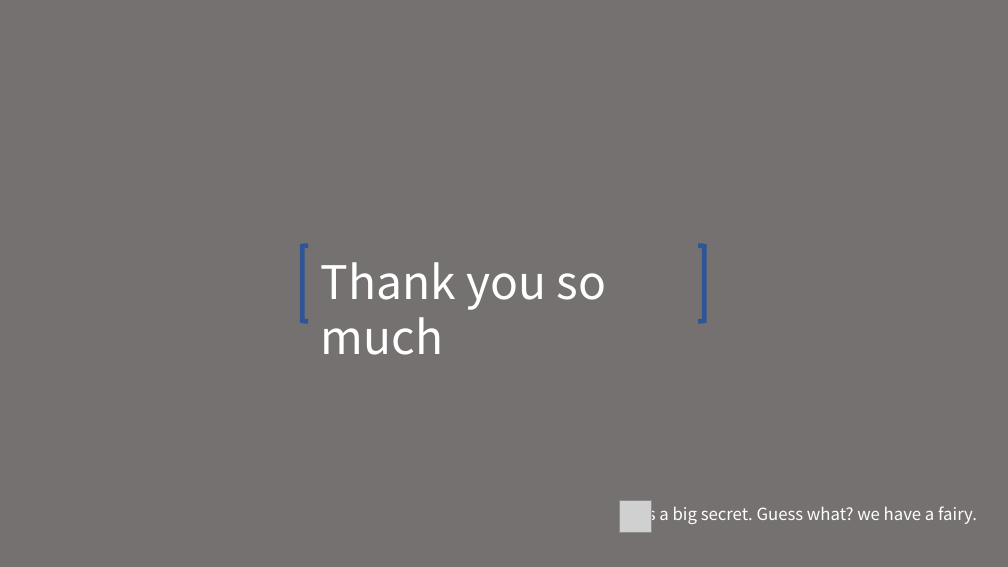
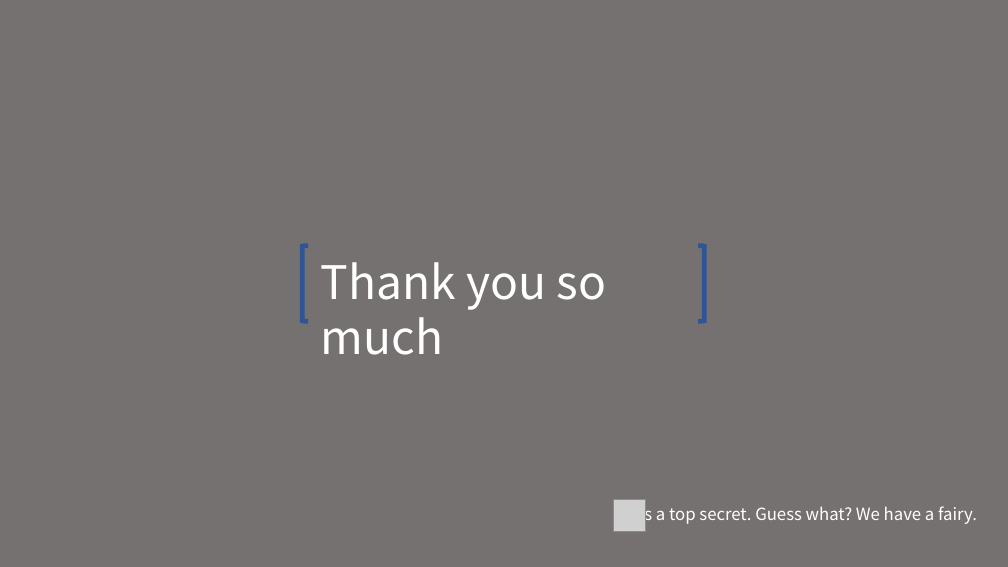
Before and after one commit to djyoon956/Family_C, a slide deck: slide 10 of 01.doc/AOP.pptx. Drawn at 1008x567 pixels with LibreOffice and Linux fonts; fonts in the diff are those of the drawing; grey boxes stand for pictures. Boxes give left, top, right and bottom in pixels: in the first picture for what was removed or moved away, otherwise in the second. Text is boxed around its words. In the diff, an @@ line names an element or a change of style, - is before the commit and + after.

```diff
--- a/01.doc/AOP.pptx
+++ b/01.doc/AOP.pptx
@@ picture: place and size @@
-picture at [619,501,651,532]
+picture at [614,500,646,532]
@@ text at [640,503,977,525]: text changed @@
-It is a big secret. Guess what? we have a fairy.
+It is a top secret. Guess what? We have a fairy.
```
